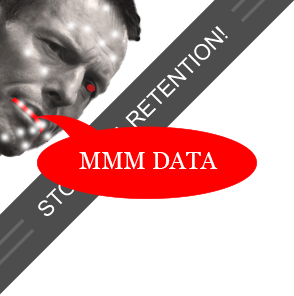
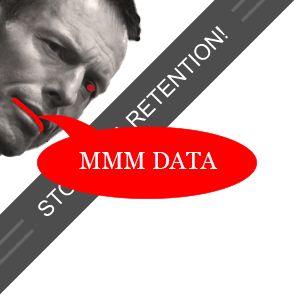
Comparing the layer stacks of the two 294 × 296 images. Changes:
hid "Layer 3" over left=0, top=0, right=123, bottom=153
